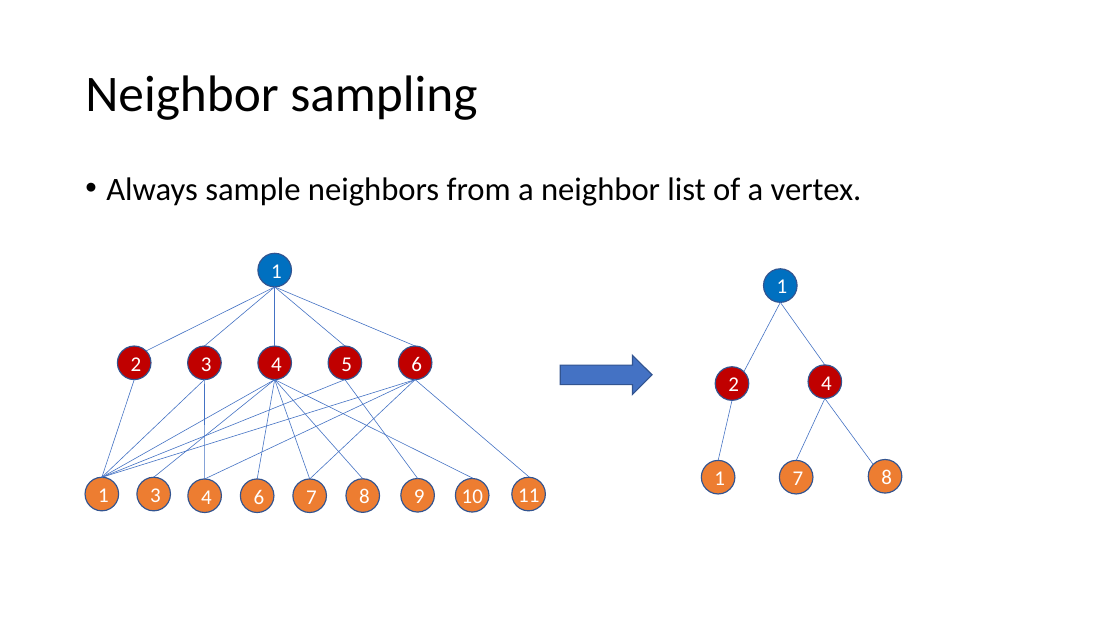
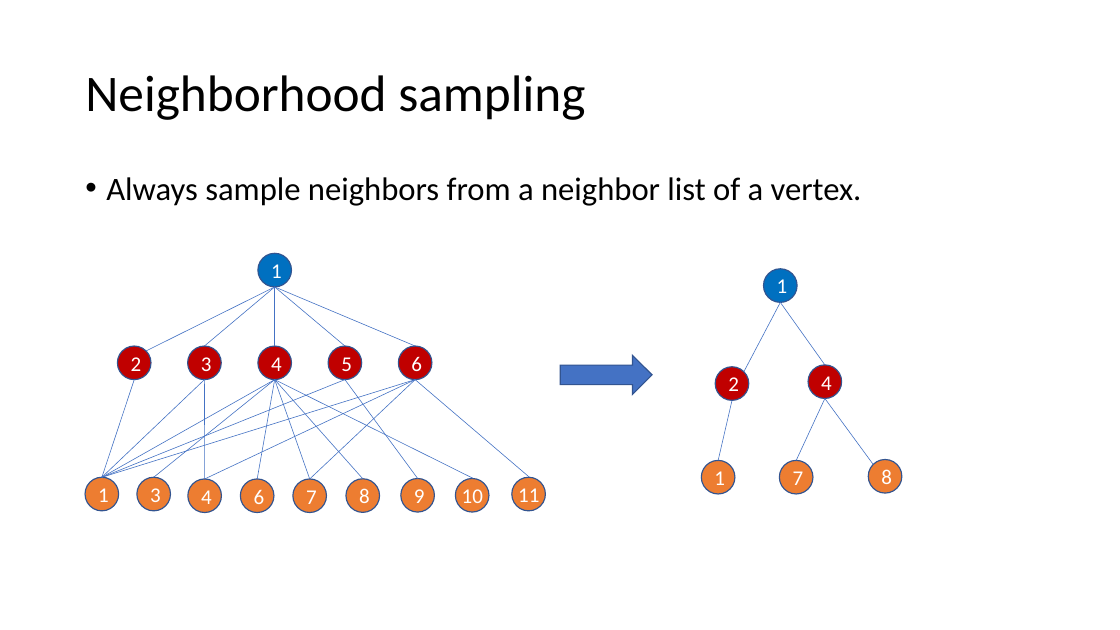
Before and after one commit to dglai/WWW20-Hands-on-Tutorial, a slide deck: slide 20 of large_graphs/sampling.pptx (slide 21 before the commit). Drawn at 1120x630 pixels with LibreOffice and Linux fonts; fonts in the diff are those of the drawing. Boxes give left, top, right and bottom in pixels: in the first picture for what was removed or moved away, otherwise in the second. Text is boxed around its words. In the diff, an @@ line names an element or a change of style, - is before the commit and + after.

```diff
--- a/large_graphs/sampling.pptx
+++ b/large_graphs/sampling.pptx
@@ title at [85, 75, 585, 120]: text changed @@
-Neighbor sampling
+Neighborhood sampling
```
Also in this commit, not shown: 4 other slides changed, 1 slide added, 1 slide removed.
